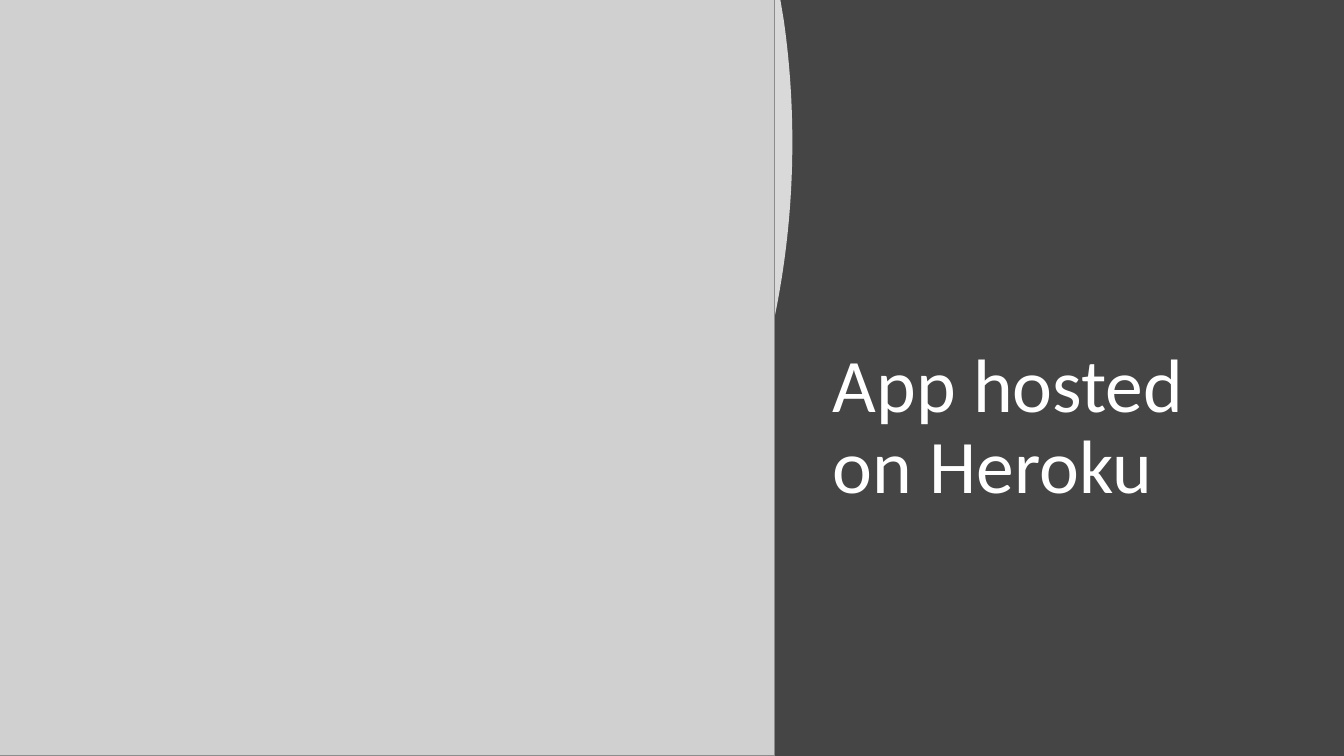
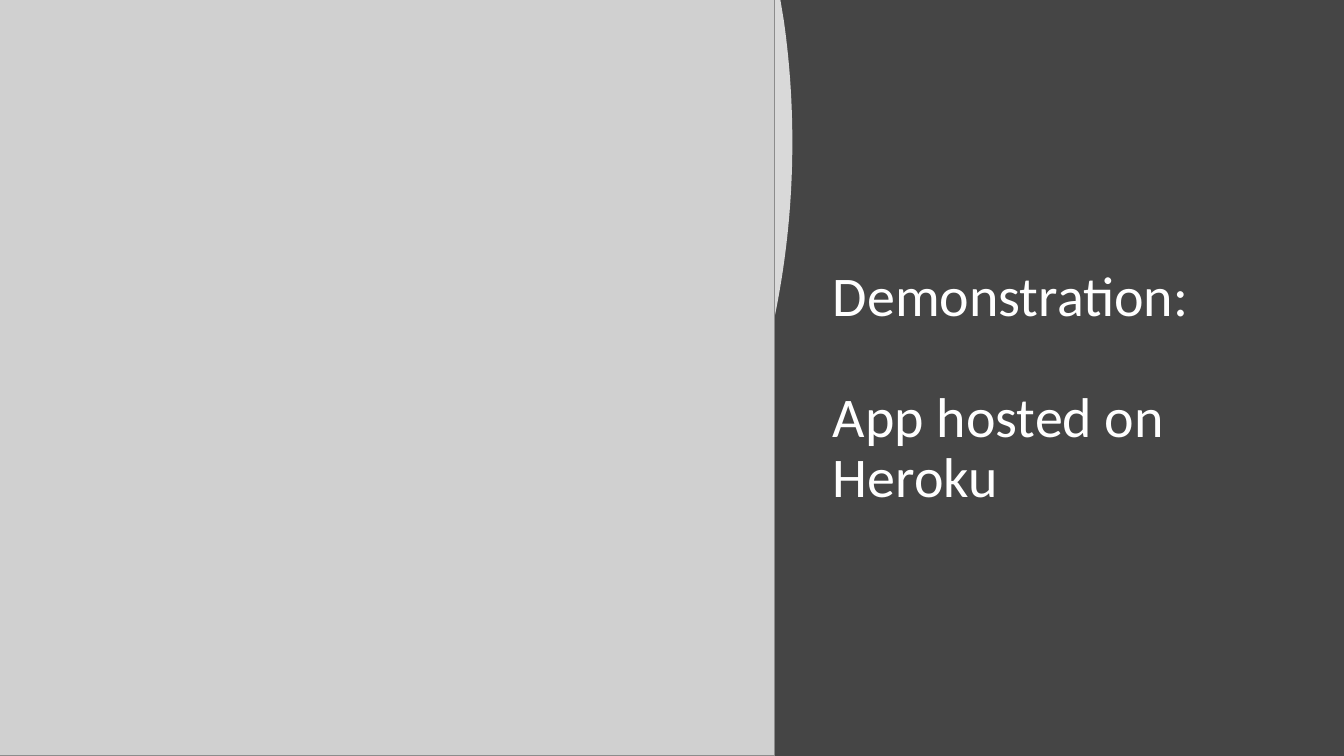
Before and after one commit to diazdez/Project-3, a slide deck: slide 13 of Loan approval project 3.pptx (slide 10 before the commit). Drawn at 1344x756 pixels with LibreOffice and Linux fonts; fonts in the diff are those of the drawing; grey boxes stand for pictures. Boxes give left, top, right and bottom in pixels: in the first picture for what was removed or moved away, otherwise in the second. Text is boxed around its words. In the diff, an @@ line names an element or a change of style, - is before the commit and + after.

```diff
--- a/Loan approval project 3.pptx
+++ b/Loan approval project 3.pptx
@@ title at (833, 277, 1188, 498): text changed; size 54 to 40 pt @@
-App hosted on Heroku
+Demonstration:
+App hosted on Heroku
```
Also in this commit, not shown: 5 other slides changed, 5 slides added, 2 slides removed.
